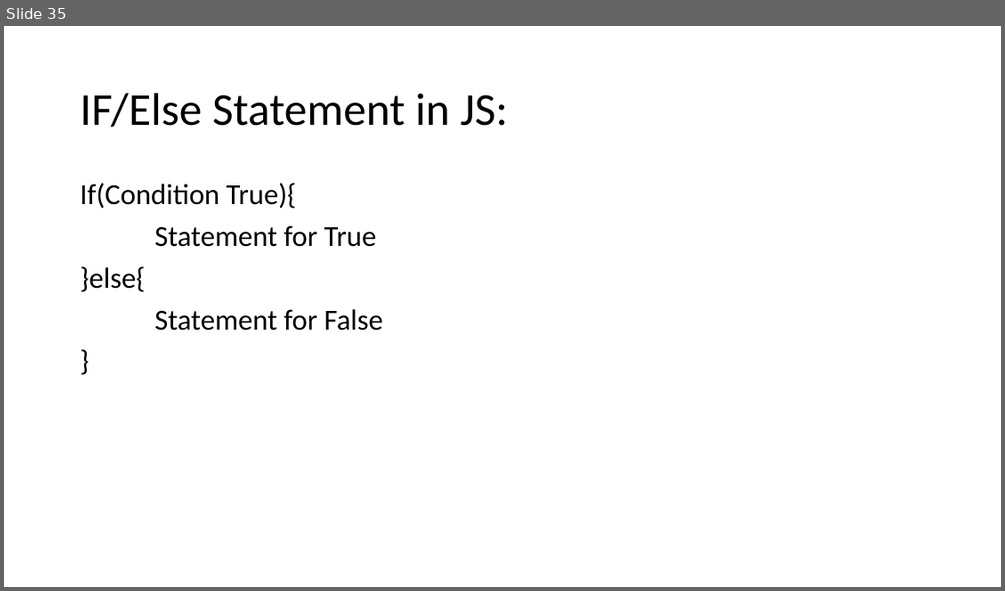
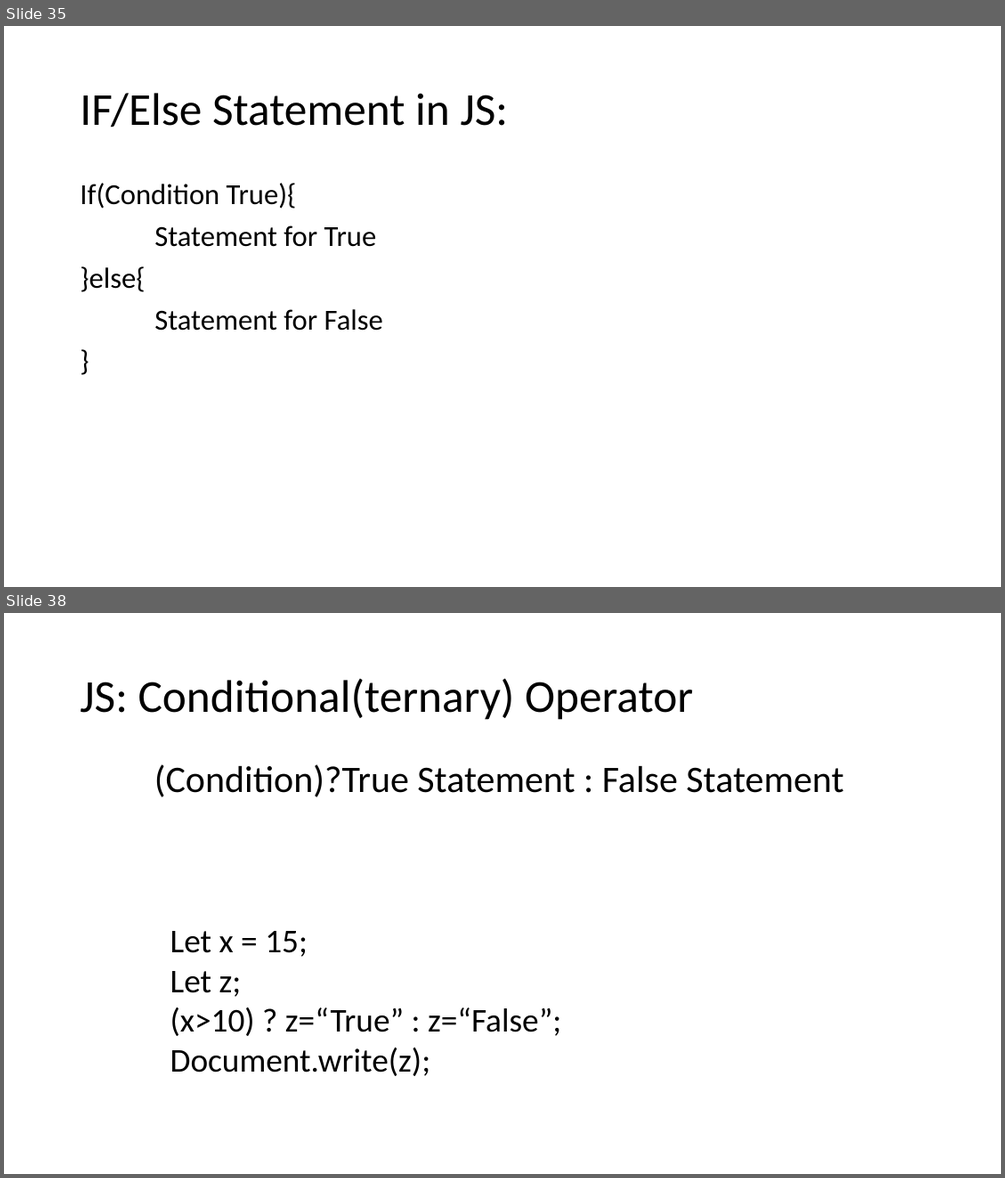
Before and after one commit to PiyushChaturvedii/Batch04, a slide deck: JavaScript.pptx. Shown one above the other, each under a label of ours: slide 35 before the commit, slides 35 and 38 after it; the slides between them are not shown. The pictures are 1005x591 and 1005x1178 pixels, drawn with LibreOffice and Linux fonts; fonts in the diff are those of the drawing. Boxes give left, top, right and bottom in pixels: in the first picture for what was removed or moved away, otherwise in the second. Text is boxed around its words. In the diff, an @@ line names an element or a change of style, - is before the commit and + after.

```diff
--- a/JavaScript.pptx
+++ b/JavaScript.pptx
@@ slide 38 added at (4,613,1001,1174), background #FFFFFF @@
@@ title added at (80,678,693,720), 44 pt, text #000000 @@
+JS: Conditional(ternary) Operator
@@ text added at (154,764,843,797), 36 pt, text #000000 @@
+(Condition)?True Statement : False Statement
@@ text added at (170,931,561,1076), 32 pt, text #000000 @@
+Let x = 15;
+Let z;
+(x>10) ? z=“True” : z=“False”;
+Document.write(z);
```
Also in this commit, not shown: 4 other slides added, 4 other files.
